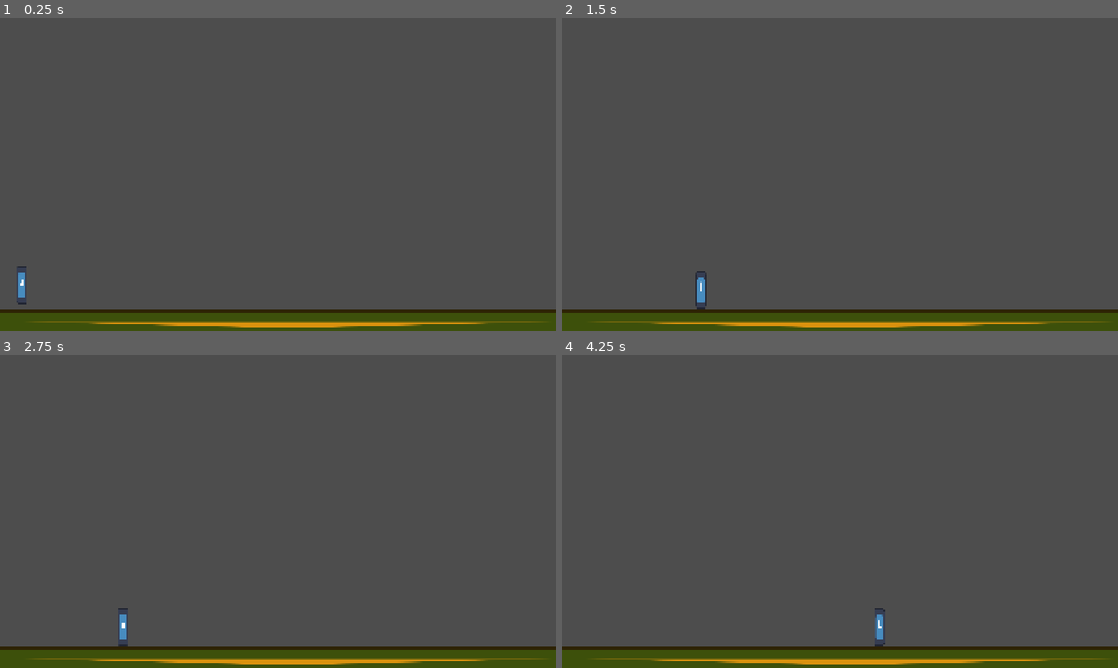
Above: before the commit, frames 1-4 (two rows, left to right).
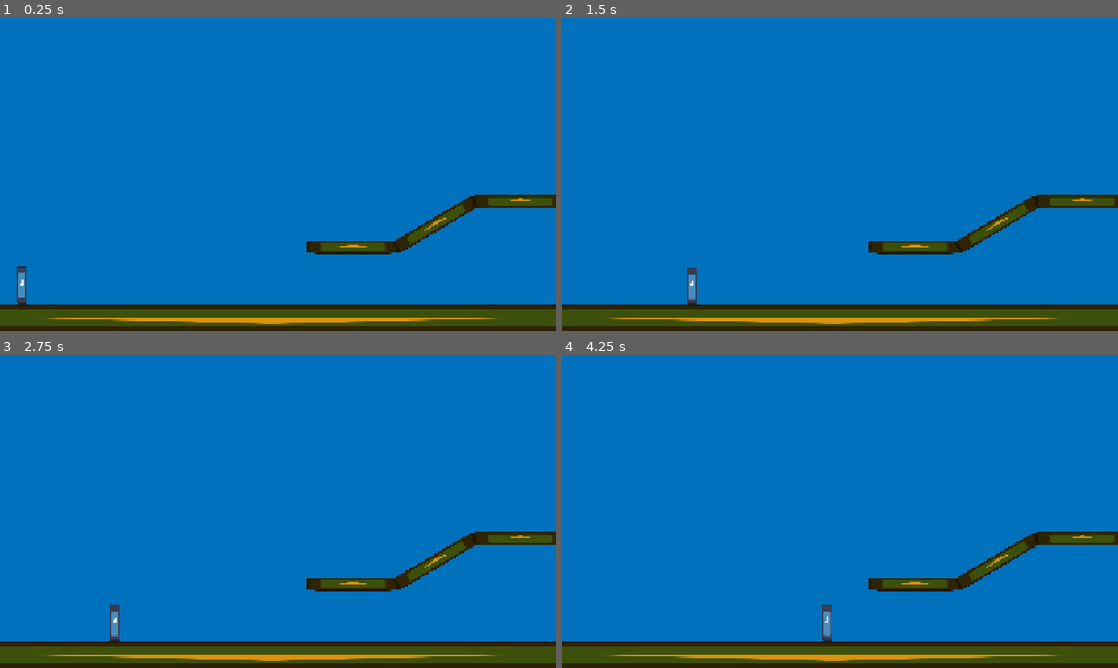
Above: after the commit, the same moments.

Repository: LeonardoMaidana/3-movimiento2dengodot
Game: Godot game, scene res://mundo/mundo.tscn
Two runs of this game, one before a commit and one after it. Both use one fixed random seed, a clock stepped at 60 frames per second and the inputs below. The engine's default icon, where the game draws it, is replaced by a stand-in: a white triangle on a blue panel in a dark square.
Inputs:
- Up to frame 1 (0.25 s): no input
- Up to frame 2 (1.5 s): tap Enter (ui_accept) at 0.5, 0.6, 0.77, 1.07, 1.35 s; hold Right (ui_right) from 0.53 s (still down)
- Up to frame 3 (2.75 s): tap Enter (ui_accept) at 1.52, 1.82, 2.1 s; release Right (ui_right) at 2.03 s; hold Left (ui_left) from 2.03 s (still down)
- Up to frame 4 (4.25 s): release Left (ui_left) at 2.78 s; hold Right (ui_right) from 2.78 s (still down); tap Enter (ui_accept) at 2.85, 3.02, 3.32, 3.6, 3.77, 4.07 s

The runs differ from the first frame. In frame 1, 97% of the frame differs, in the area x 0-100%, y 0-100%; in frame 2, 97%; in frame 3, 97%; in frame 4, 97%.

Commit message:
Correcciones

Diff:
--- a/nuevo-proyecto-de-juego/mundo/mundo.tscn
+++ b/nuevo-proyecto-de-juego/mundo/mundo.tscn
@@ -7,7 +7,6 @@
 [node name="Mundo" type="Node2D" unique_id=605737269]
 
 [node name="Sprite2D" type="Sprite2D" parent="." unique_id=1230935208]
-visible = false
 position = Vector2(896, 533)
 scale = Vector2(4.8461885, 4.100649)
 texture = ExtResource("1_gb8mx")
@@ -17,5 +16,18 @@
 scale = Vector2(0.28083876, 1.0131385)
 
 [node name="Plataforma" parent="." unique_id=51090818 instance=ExtResource("2_plq2l")]
-position = Vector2(995, 1050)
+position = Vector2(938.00006, 1035)
 scale = Vector2(44.56588, -0.7258822)
+
+[node name="Plataforma2" parent="." unique_id=423026146 instance=ExtResource("2_plq2l")]
+position = Vector2(1219, 790)
+scale = Vector2(2.5424557, 0.35848323)
+
+[node name="Plataforma3" parent="." unique_id=831306266 instance=ExtResource("2_plq2l")]
+position = Vector2(1506.0001, 711.0002)
+rotation = -0.5335507
+scale = Vector2(2.5424557, 0.35848323)
+
+[node name="Plataforma4" parent="." unique_id=829786062 instance=ExtResource("2_plq2l")]
+position = Vector2(1797, 632)
+scale = Vector2(2.5424557, 0.35848323)
--- a/nuevo-proyecto-de-juego/personaje/player_1script.gd
+++ b/nuevo-proyecto-de-juego/personaje/player_1script.gd
@@ -1,28 +1,37 @@
 extends CharacterBody2D
 
 
-const SPEED = 400.0
-const JUMP_VELOCITY = -500.0
+const SPEED = 350.0
+const JUMP_VELOCITY = -450.0
 var  max_jumps = 2
 var jumps_left = 2
-var dash_speed = 800.0
-var dash_duration = 0.15
+var dash_speed = 600.0
+var dash_duration = 0.1
+var dash_cd = 2
+var dash_cd_timer = 0.0
 var dash_timer = 0.0
 var is_dashing = false
 var can_dash = true
 var dash_direction = Vector2.ZERO
+var last_h_direction = 1
 
 func _physics_process(delta: float) -> void:
+
+	if dash_cd_timer > 0:
+		dash_cd_timer -= delta
+		if dash_cd_timer <= 0:
+			can_dash = true
 	#Implementacion de "Dash" / Disclaimer: una parte del script salio de un video y
 	#otras que fui probando-Que por ahora me sirven y funcionan
 	if Input.is_action_just_pressed("ui_accept") and can_dash:
 		is_dashing = true
 		can_dash = false
 		dash_timer = dash_duration
+		dash_cd_timer = dash_cd
 		# Lo de arriba lo pense, de como seria un dash pero lo de aca abajo,
 		#Entiendo por partes, Vector2, se que son las cordenadas que le dan al dash_direction
 
-		dash_direction = Input.get_vector("ui_left","ui_right", "ui_up", "ui_accept")
+		dash_direction = Input.get_vector("ui_left","ui_right", "ui_up", "ui_down")
 
 		if dash_direction == Vector2.ZERO:
 			dash_direction = Vector2(velocity.x, 0)
@@ -32,7 +41,7 @@
 			#Quiero que el dash vaya para ahi y no solo a la derecha.
 			#En proximos commits voy a intentar resolverlo. Tengo una vaga idea.
 			if dash_direction == Vector2.ZERO:
-				dash_direction = Vector2.RIGHT
+				dash_direction = Vector2(last_h_direction, 0)
 	if is_dashing:
 		dash_timer -= delta
 		velocity = dash_direction.normalized() * dash_speed
@@ -44,20 +53,23 @@
 
 		return
 	#Implementacion de la gravedad
-	if !is_on_floor():
+	if not is_on_floor():
 		velocity += get_gravity() * delta
+
+	if is_on_floor():
+		jumps_left = max_jumps
+		#if not can_dash:
+			#can_dash = true
 	#Implementacion del salto
 	if Input.is_action_just_pressed("ui_up") and jumps_left > 0:
 			velocity.y = JUMP_VELOCITY
 			jumps_left -= 1
 
-	if is_on_floor():
-		jumps_left = max_jumps
-		can_dash = true
 
 	var direction := Input.get_axis("ui_left", "ui_right")
 	if direction:
 		velocity.x = direction * SPEED
+		last_h_direction = direction
 	else:
 		velocity.x = move_toward(velocity.x, 0, SPEED)
 	move_and_slide()
